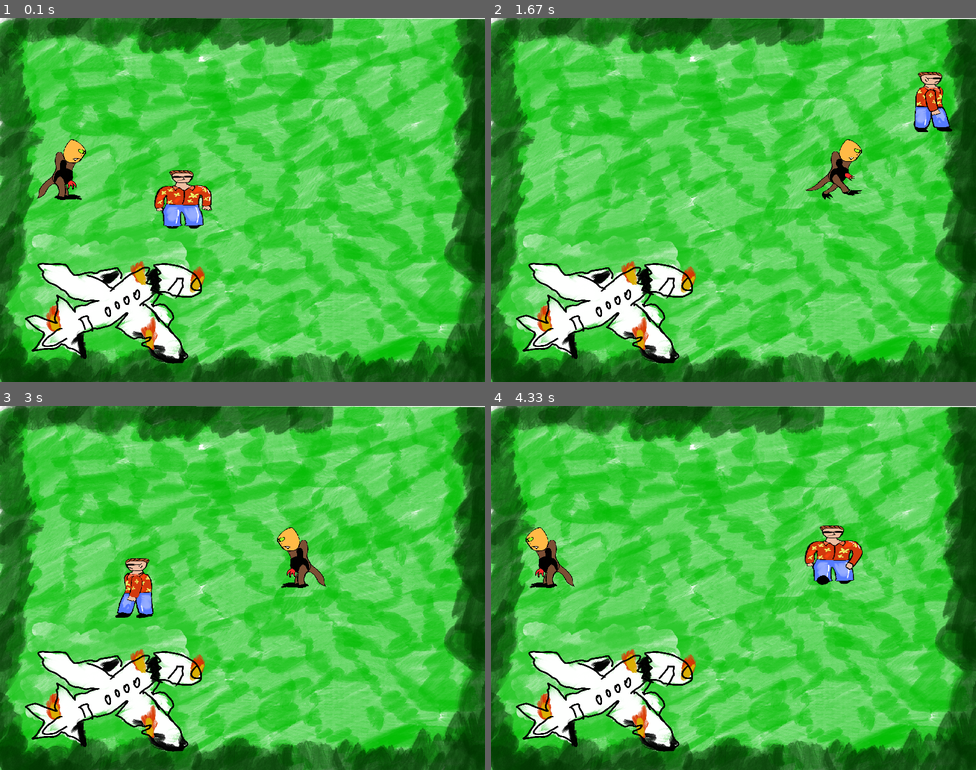
Above: before the commit, frames 1-4 (two rows, left to right).
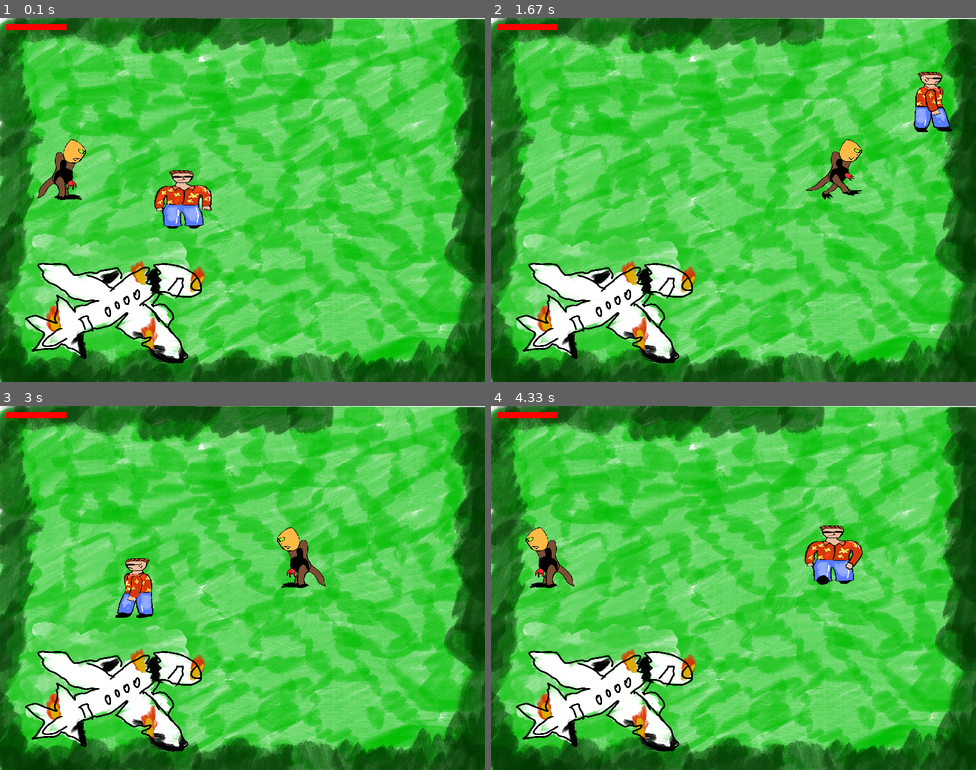
Above: after the commit, the same moments.

Repository: sartep1996/Final_Project_PyGame
Game: pygame game, started from main.py
Same seed, same stepped clock (60 frames per second), same inputs: the game is played once before the commit and once after it.
Inputs:
- Up to frame 1 (0.1 s): no input
- Up to frame 2 (1.67 s): hold D 0.33-0.8 s; hold W 0.83-1.13 s; hold D 1.17-1.63 s
- Up to frame 3 (3 s): hold A 1.67-2.2 s; hold S 2.23-2.53 s; hold A 2.57-2.97 s
- Up to frame 4 (4.33 s): hold W 3-3.37 s; hold D 3.4-4.03 s; hold S from 4.07 s (still down)

The runs differ from the first frame. In frame 1, 0.2% of the frame differs, in the area x 1-14%, y 1-4%; in frame 2, 0.2%; in frame 3, 0.2%; in frame 4, 0.2%.

Commit message:
drawing health bar fixed

Diff:
--- a/main.py
+++ b/main.py
@@ -37,22 +37,11 @@
             run = False
 
     player.player_update(screen)
-
-    player_rect = player.player_rect # Assuming you have a player object with a rect attribute
-
     monster1.monster_update(player.player_rect, screen)
-
-
-
-
     boundries(player.player_rect)
     boundries(monster1.monster_rect)
-
-
-
     collision_with_static_object(player.player_rect, plane_b_object_rect, 10)
     collision_with_static_object(monster1.monster_rect, plane_b_object_rect, 10)
-
     collision_with_moving_object(player.player_rect, monster1.monster_rect, 10, player.movement_speed, monster1.movement_speed,  screen_rect)
 
 
@@ -60,13 +49,11 @@
     screen.fill((0, 0, 0))
     #adding background of level 1
     screen.blit(background_lvl_1, (0,0))
-
     screen.blit(plane_b_object, plane_b_object_rect)
     # screen.blit(monster1, monster1.monster_rect)
-
-
     monster1.draw_monster(screen)
     player.draw(screen)
+    player.draw_health_bar(screen, 10, 10, player.health)
 
 
     pg.display.update()
--- a/player_movement.py
+++ b/player_movement.py
@@ -109,7 +109,7 @@
         self.main_player_movement()
         self.animate()
         # self.take_damage()
-        self.draw_health_bar(screen, 50, 50, self.health)
+        # self.draw_health_bar(screen, 50, 50, self.health)
 
 
     def draw(self, screen):
